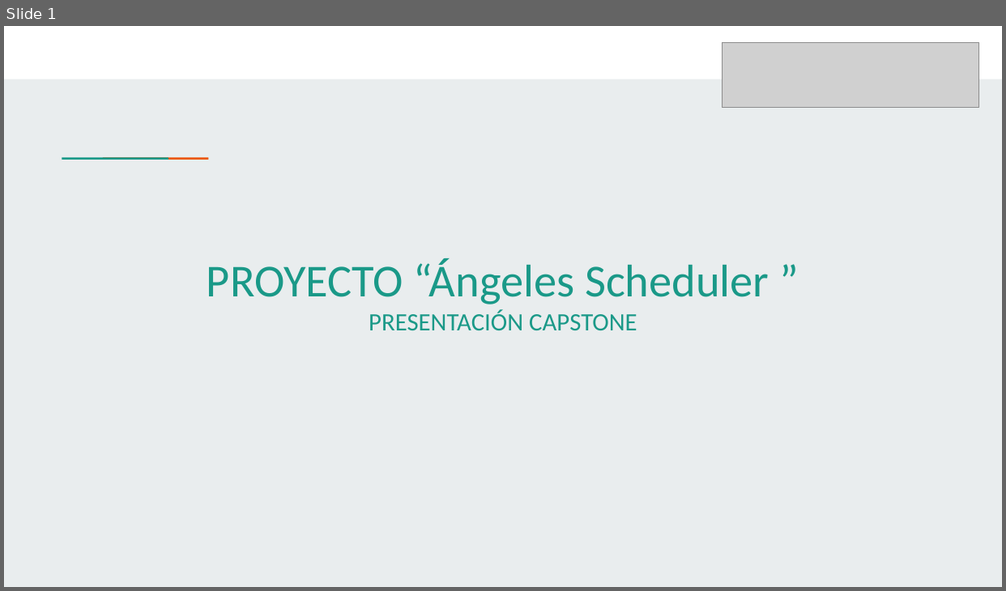
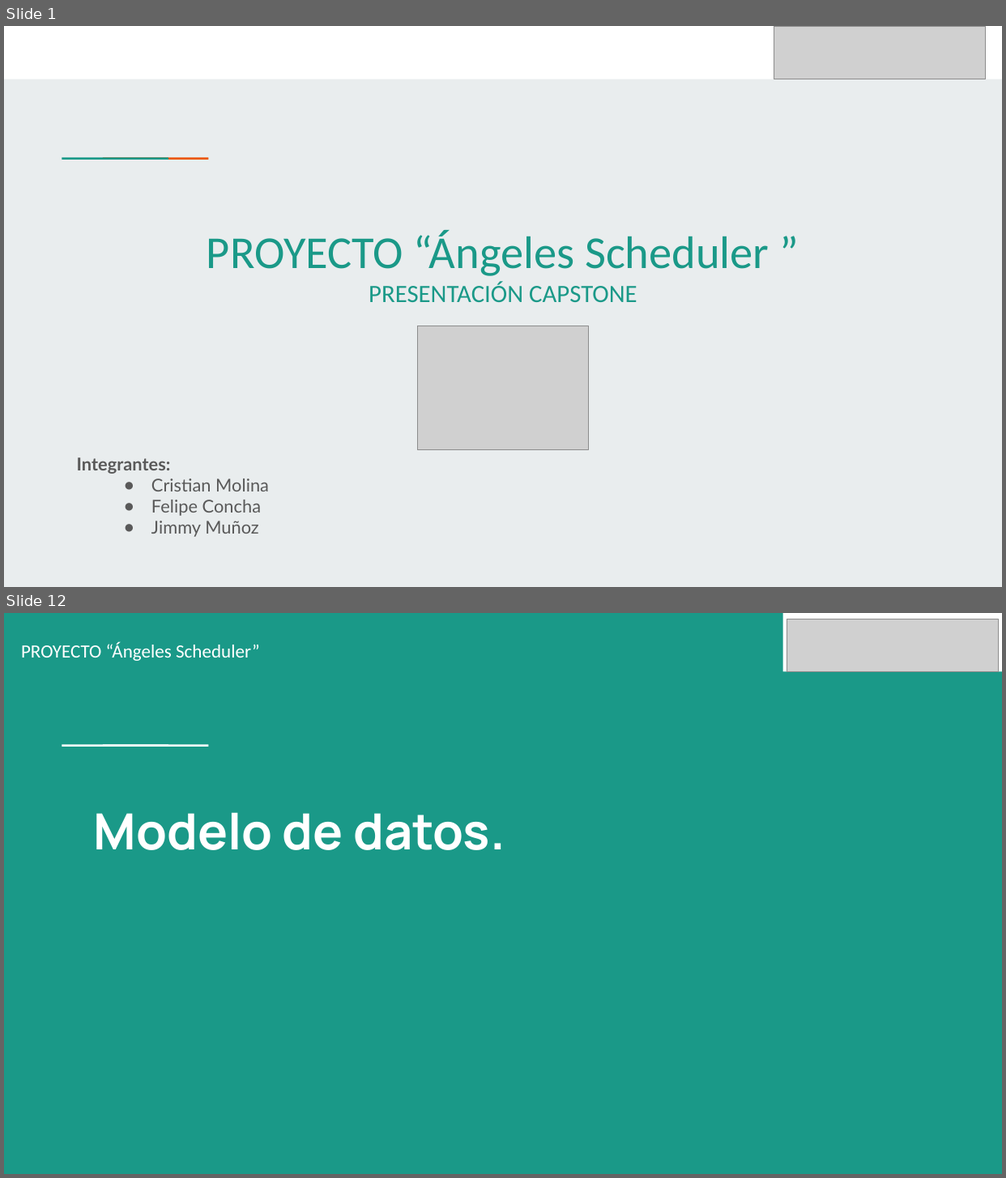
Before and after one commit to CrisMolina12/CP_PTY4614_4_EQP_2, a slide deck: Fase 2/Evidencias Proyecto/Presentación Proyecto.pptx. Shown one above the other, each under a label of ours: slide 1 before the commit, slides 1 and 12 after it; the slides between them are not shown. The pictures are 1006x591 and 1006x1178 pixels, drawn with LibreOffice and Linux fonts; fonts in the diff are those of the drawing; grey boxes stand for pictures. Boxes give left, top, right and bottom in pixels: in the first picture for what was removed or moved away, otherwise in the second. Text is boxed around its words. In the diff, an @@ line names an element or a change of style, - is before the commit and + after.

```diff
--- a/Fase 2/Evidencias Proyecto/Presentación Proyecto.pptx
+++ b/Fase 2/Evidencias Proyecto/Presentación Proyecto.pptx
@@ slide 12 added at <box>4,613,1002,1174</box>, background #1A9988 @@
@@ rectangle added at <box>783,613,1002,671</box>, fill #FFFFFF @@
@@ picture added at <box>787,619,998,672</box> @@
@@ text added at <box>21,642,260,661</box>, 18 pt, text #FFFFFF @@
+PROYECTO “Ángeles Scheduler”
@@ rectangle added at <box>95,743,136,748</box>, fill #FFFFFF @@
@@ rectangle added at <box>135,743,176,748</box>, fill #FFFFFF @@
@@ title added at <box>93,812,505,850</box>, 48 pt, text #FFFFFF, bold @@
+Modelo de datos.
@@ slide 1 changed as well @@
@@ picture: place and size @@
-picture at <box>722,43,979,108</box>
+picture at <box>774,26,986,79</box>
@@ text "PROYECTO “Ángeles Scheduler ”": place and size @@
-text "PROYECTO “Ángeles Scheduler ”" at <box>206,258,769,331</box>
+text "PROYECTO “Ángeles Scheduler ”" at <box>206,230,769,302</box>
@@ picture added at <box>418,327,589,450</box> @@
@@ text added at <box>77,458,269,537</box>, 17 pt, text #595959 @@
+Integrantes:
+● Cristian Molina
+● Felipe Concha
+● Jimmy Muñoz
```
Also in this commit, not shown: 7 other slides changed, 7 other slides added, 7 slides removed.
